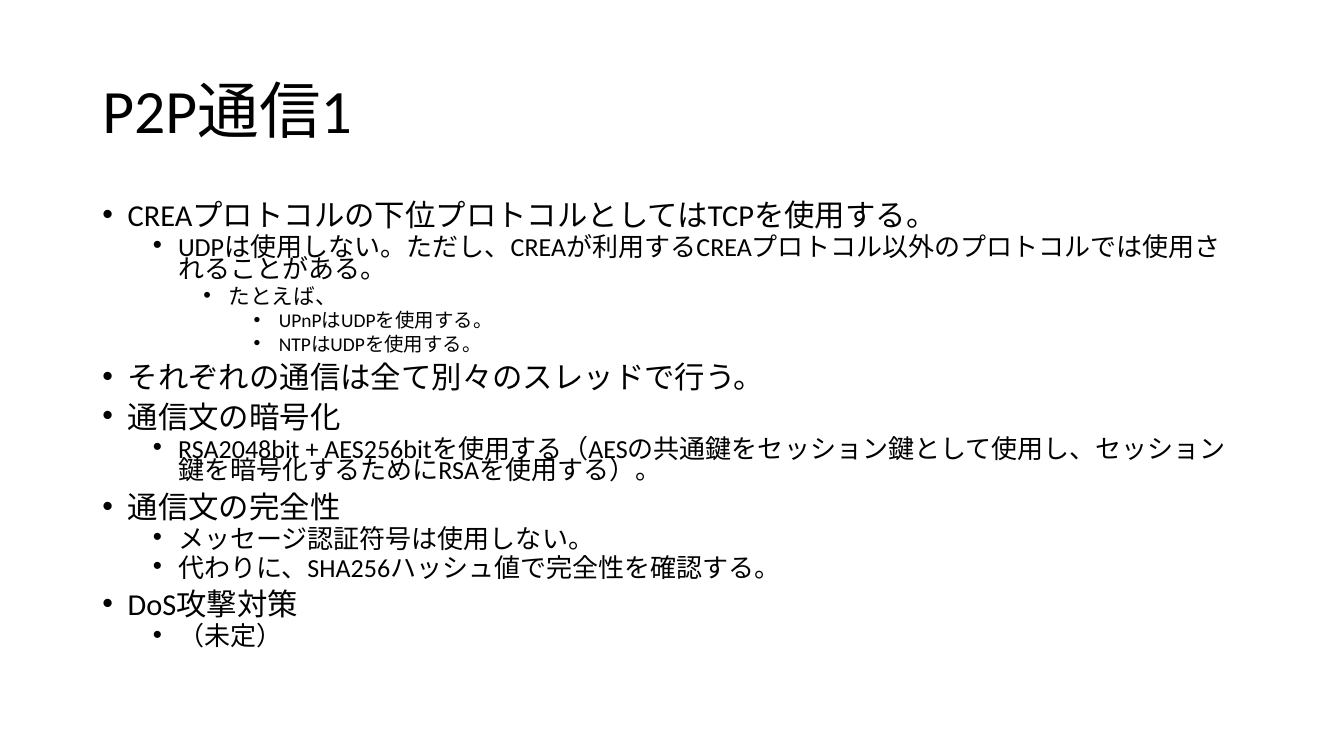
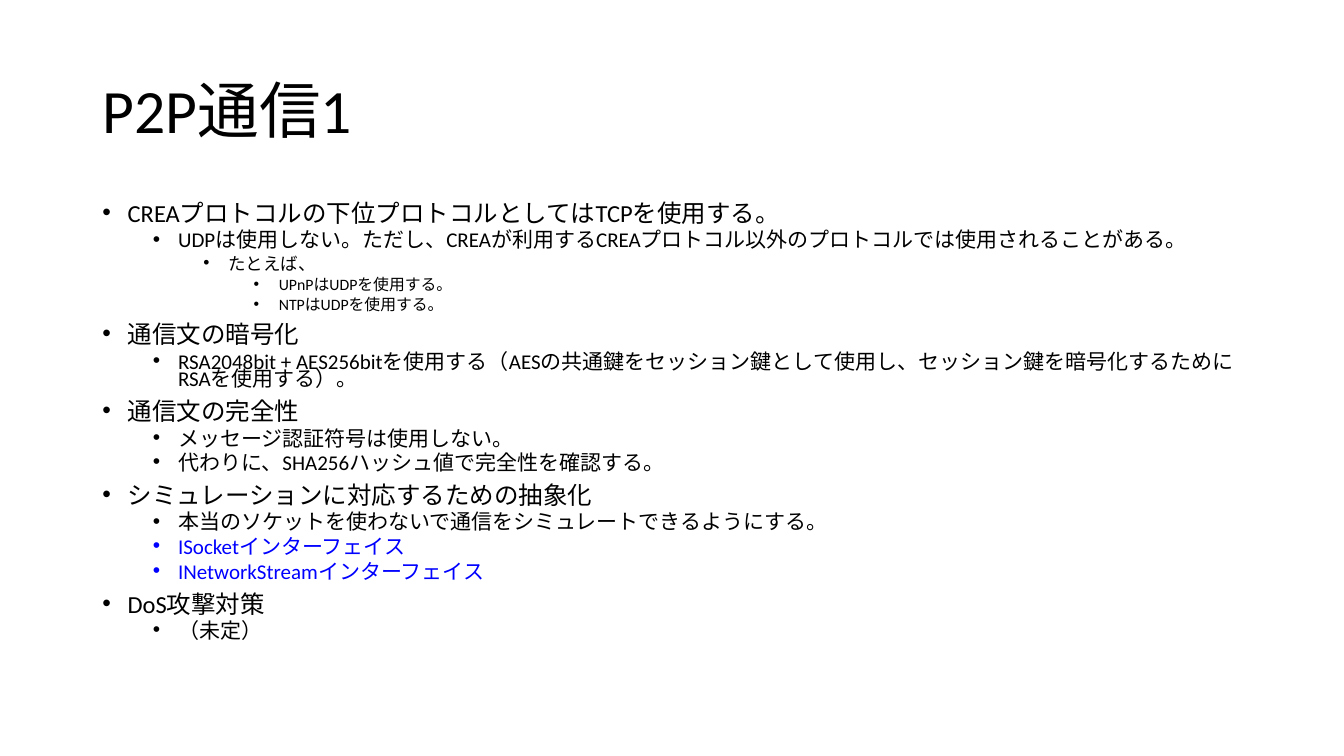
Before and after one commit to pizyumi/CREA, a slide deck: slide 11 of CREA2014/CREACOIN.pptx. Drawn at 1344x756 pixels with LibreOffice and Linux fonts; fonts in the diff are those of the drawing. Boxes give left, top, right and bottom in pixels: in the first picture for what was removed or moved away, otherwise in the second. Text is boxed around its words. In the diff, an @@ line names an element or a change of style, - is before the commit and + after.

```diff
--- a/CREA2014/CREACOIN.pptx
+++ b/CREA2014/CREACOIN.pptx
@@ text at [128,202,1233,640]: size 21.7 to 17.5 pt in "CREAプロトコルの下位プロトコルとしてはTCPを使用する。", "通信文の暗号化", "通信文の完全性", "DoS攻撃対策"; size 18.6 to 15 pt in "UDPは使用しない。ただし、CREAが利用するCREAプロトコル以外のプロトコルでは使用されることがある。", "RSA2048bit + AES256bitを使用する（AESの共通鍵をセッション鍵として使用し、セッション鍵を暗号化す ...", "メッセージ認証符号は使用しない。", "代わりに、SHA256ハッシュ値で完全性を確認する。" and 1 more places; size 15.5 to 12.5 pt in "たとえば、"; size 13.9 to 11.2 pt in "UPnPはUDPを使用する。", "NTPはUDPを使用する。" @@
@@ text at [128,362,765,391]: paragraph removed @@
-• それぞれの通信は全て別々のスレッドで行う。
@@ text at [128,483,828,580]: paragraphs added @@
+• シミュレーションに対応するための抽象化
+  • 本当のソケットを使わないで通信をシミュレートできるようにする。
+  • ISocketインターフェイス
+  • INetworkStreamインターフェイス
```
Also in this commit, not shown: 1 other slide changed, 2 slides added, 5 other files.
